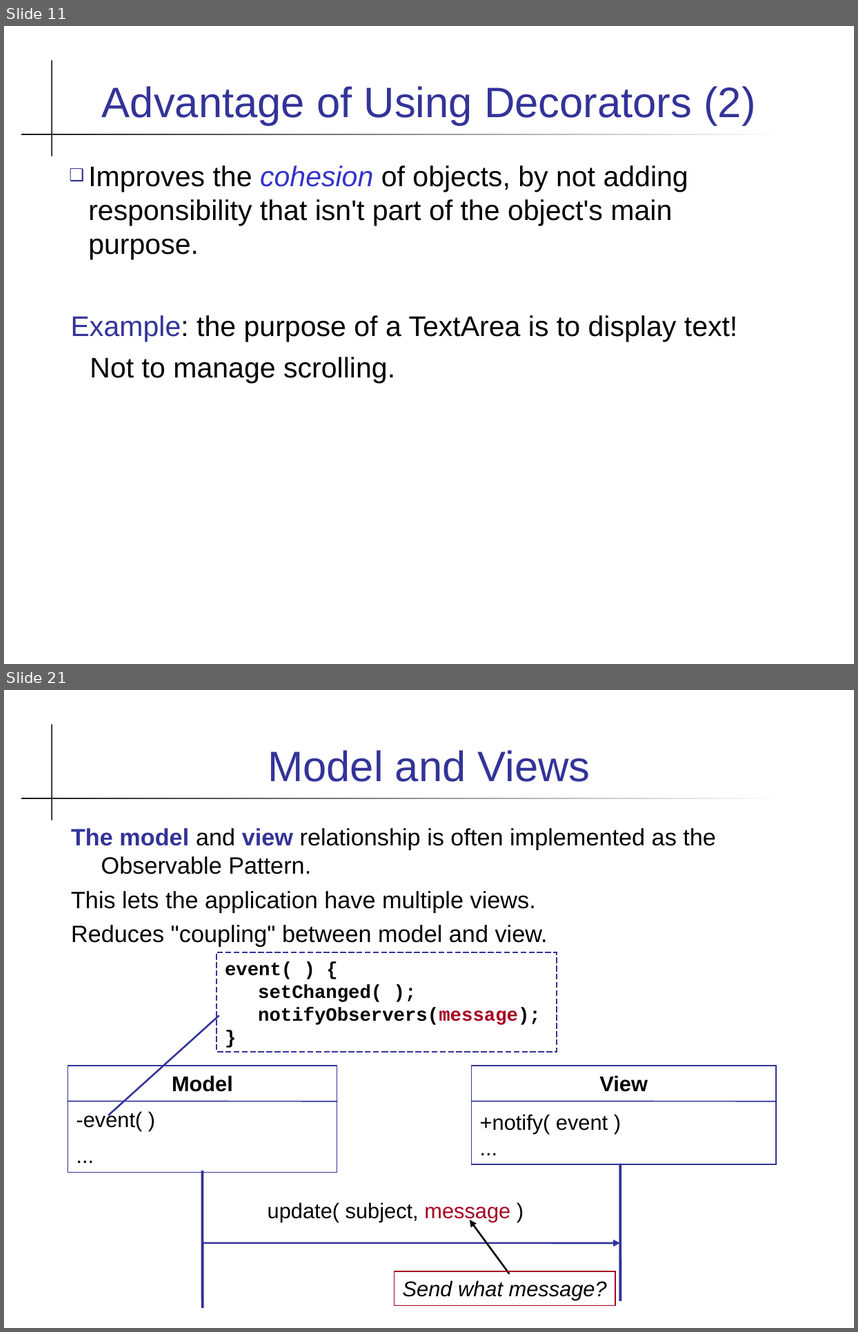
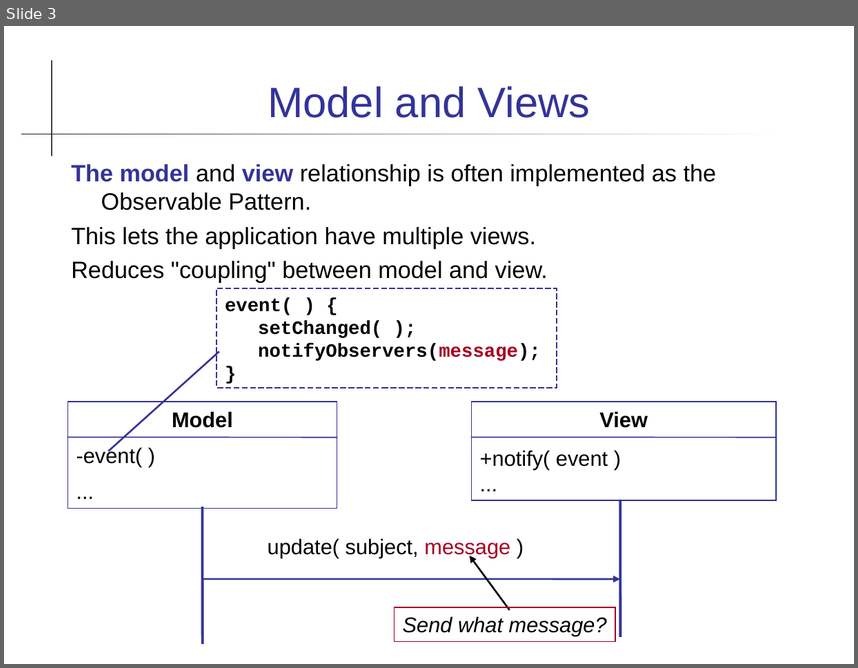
Before and after one commit to skeoop/skeoop.github.io, a slide deck: patterns/MVC Pattern.ppt. Shown one above the other, each under a label of ours: slides 11 and 21 before the commit, slide 3 after it; the slides between them are not shown. The pictures are 858x1332 and 858x668 pixels, drawn with LibreOffice and Linux fonts; fonts in the diff are those of the drawing. Boxes give left, top, right and bottom in pixels: in the first picture for what was removed or moved away, otherwise in the second. Text is boxed around its words. In the diff, an @@ line names an element or a change of style, - is before the commit and + after.

```diff
--- a/patterns/MVC Pattern.ppt
+++ b/patterns/MVC Pattern.ppt
@@ slide 11 removed at [4,26,854,664], background #FFFFFF; not listed: 2 template elements that a slide beside it also shows @@
@@ title removed at [102,86,755,125] @@
-Advantage of Using Decorators (2)
@@ text removed at [71,165,738,383] @@
-❑ Improves the cohesion of objects, by not adding responsibility that isn't part of the object's main purpose.
-Example: the purpose of a TextArea is to display text!
-Not to manage scrolling.
@@ what was slide 21 is now slide 3 @@
```
Also in this commit, not shown: 2 slides changed, 17 other slides removed, 36 other files.
